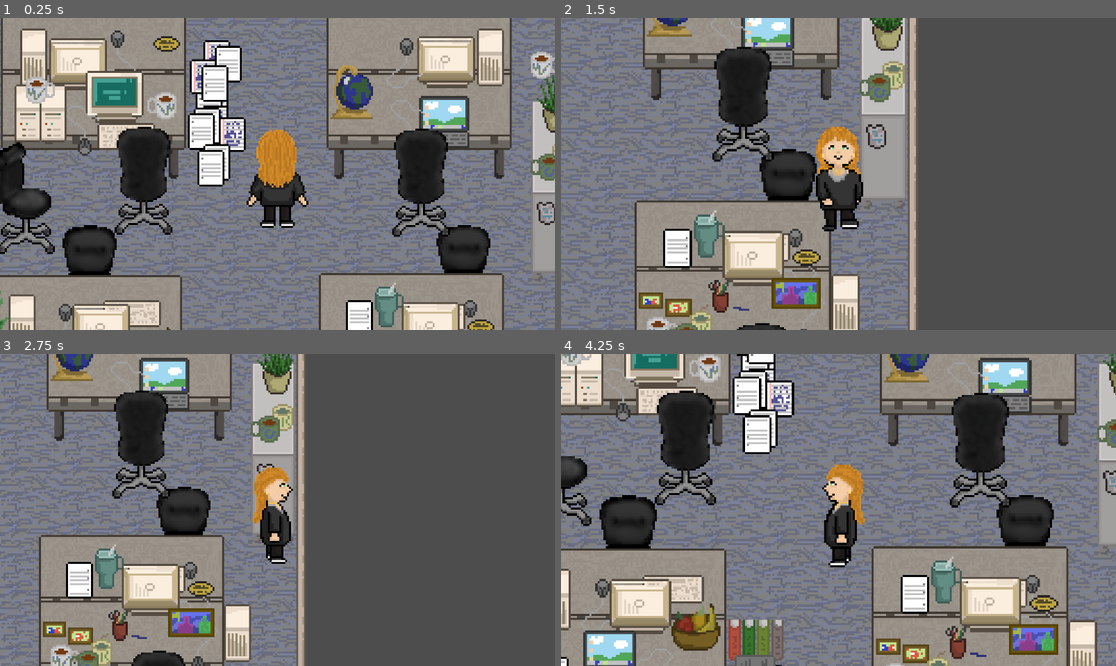
Above: before the commit, frames 1-4 (two rows, left to right).
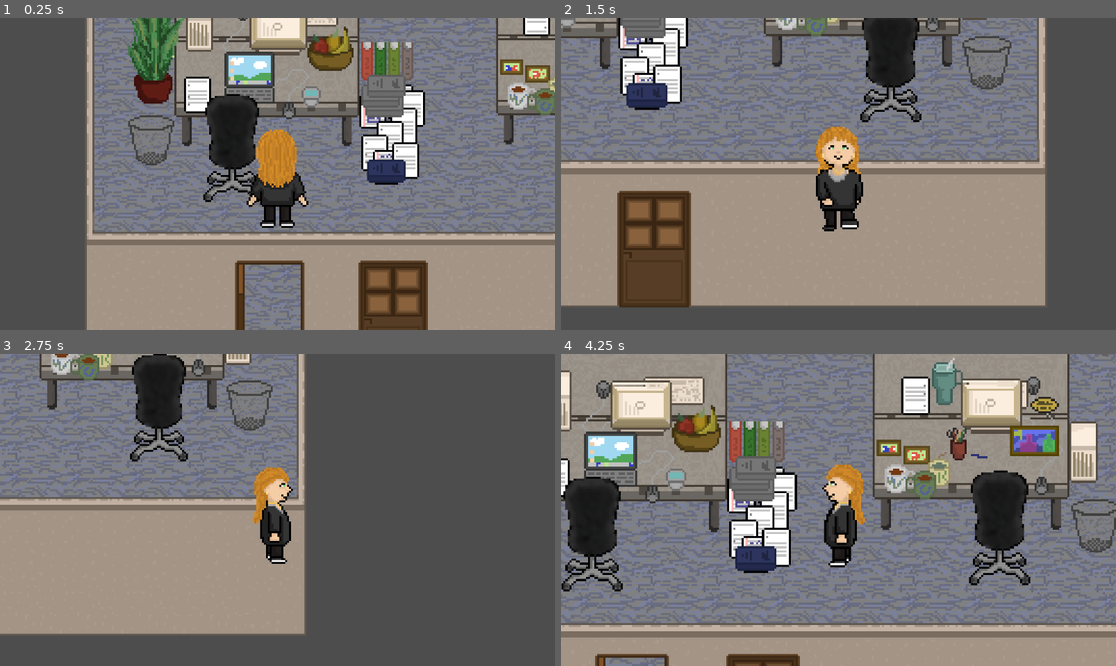
Above: after the commit, the same moments.

Repository: xMenetekel/Chaoffice
Game: Godot game, scene res://scenes/Buero1/buero_1.tscn
Same seed, same stepped clock (60 frames per second), same inputs: the game is played once before the commit and once after it. This scene is started directly instead of the project's main scene.
Inputs (mouse positions are in pixels of both pictures, inside the frame that each line leads up to):
- Up to frame 1 (0.25 s): no input
- Up to frame 2 (1.5 s): tap Enter at 0.5 s; move the mouse to (960, 158) at 0.52 s; hold D (move_right) 0.53-1.28 s; hold Space (interact) 0.53-1.28 s; click (960, 158) at 0.67 s; move the mouse to (727, 189) at 1.27 s; hold S (move_down) from 1.28 s (still down); tap Mouse wheel up (zoom_in) at 1.35 s
- Up to frame 3 (2.75 s): tap Space (interact) at 2 s; move the mouse to (333, 441) at 2.02 s; release S (move_down) at 2.03 s; hold D (move_right) from 2.03 s (still down); tap Mouse wheel down (zoom_out) at 2.1 s
- Up to frame 4 (4.25 s): tap Enter at 2.75 s; move the mouse to (810, 572) at 2.77 s; release D (move_right) at 2.78 s; hold W (move_up) 2.78-3.53 s; tap Space (interact) at 2.85, 3.5 s; click (810, 572) at 2.92 s; move the mouse to (1005, 556) at 3.52 s; hold A (move_left) from 3.53 s (still down); tap Mouse wheel up (zoom_in) at 3.6 s

The runs differ from the first frame. In frame 1, 74% of the frame differs, in the area x 0-100%, y 0-100%; in frame 2, 65%; in frame 3, 34%; in frame 4, 67%.

Commit message:
Übergänge Test

Diff:
--- a/project.godot
+++ b/project.godot
@@ -19,6 +19,7 @@
 
 GameState="*uid://c0wiixblakc40"
 DialogueManager="*uid://2icjrp3tebon"
+PlayerLocation="*uid://duw477joex6t2"
 
 [dotnet]
 
--- a/scenes/Buero1/buero_1.tscn
+++ b/scenes/Buero1/buero_1.tscn
@@ -4,6 +4,7 @@
 [ext_resource type="TileSet" uid="uid://ci1fklfqmpvxf" path="res://assets/godot/TileSets/grosseDingeKleinadjustierbar.tres" id="2_erhsa"]
 [ext_resource type="TileSet" uid="uid://bno81k40jmpsk" path="res://assets/godot/TileSets/assets_klein.tres" id="3_h7enf"]
 [ext_resource type="PackedScene" uid="uid://dvjy4cq052cka" path="res://scenes/Player/player.tscn" id="4_erhsa"]
+[ext_resource type="PackedScene" uid="uid://cfka6qvqje5em" path="res://scenes/Tür/tür.tscn" id="5_h7enf"]
 
 [node name="Node2D_Buero1" type="Node2D" unique_id=274450897]
 y_sort_enabled = true
@@ -53,4 +54,8 @@
 
 [node name="Player" parent="." unique_id=587769380 instance=ExtResource("4_erhsa")]
 z_index = 1
-position = Vector2(-224, -432)
+position = Vector2(-316, -276)
+
+[node name="Tür" parent="." unique_id=1381082330 instance=ExtResource("5_h7enf")]
+position = Vector2(-319, -200)
+next_scene = "res://scenes/main.tscn"
--- a/scenes/Buero2/buero_2.tscn
+++ b/scenes/Buero2/buero_2.tscn
@@ -4,6 +4,7 @@
 [ext_resource type="TileSet" uid="uid://ci1fklfqmpvxf" path="res://assets/godot/TileSets/grosseDingeKleinadjustierbar.tres" id="2_mkwh7"]
 [ext_resource type="TileSet" uid="uid://bno81k40jmpsk" path="res://assets/godot/TileSets/assets_klein.tres" id="3_7yyin"]
 [ext_resource type="PackedScene" uid="uid://dvjy4cq052cka" path="res://scenes/Player/player.tscn" id="4_2fosl"]
+[ext_resource type="PackedScene" uid="uid://cfka6qvqje5em" path="res://scenes/Tür/tür.tscn" id="5_jupeq"]
 
 [node name="Node2D_Buero2" type="Node2D" unique_id=638616607]
 
@@ -46,3 +47,7 @@
 
 [node name="Player" parent="." unique_id=587769380 instance=ExtResource("4_2fosl")]
 position = Vector2(328, -320)
+
+[node name="Tür" parent="." unique_id=1381082330 instance=ExtResource("5_jupeq")]
+position = Vector2(243, -306)
+next_scene = "res://scenes/main.tscn"
--- a/scenes/Player/player.gd
+++ b/scenes/Player/player.gd
@@ -1,4 +1,5 @@
 extends CharacterBody2D
+class_name Player
 
 @export var move_speed: float  =  10
 
--- /dev/null
+++ b/scenes/Test-NPC/npc.tscn
@@ -0,0 +1,10 @@
+[gd_scene format=3 uid="uid://difpkxo74dx61"]
+
+[sub_resource type="RectangleShape2D" id="RectangleShape2D_l3col"]
+
+[node name="NPC" type="StaticBody2D" unique_id=485490178]
+
+[node name="Sprite2D" type="Sprite2D" parent="." unique_id=1469879974]
+
+[node name="CollisionShape2D" type="CollisionShape2D" parent="." unique_id=1280677946]
+shape = SubResource("RectangleShape2D_l3col")
--- /dev/null
+++ b/scenes/Tür/tür.tscn
@@ -0,0 +1,15 @@
+[gd_scene format=3 uid="uid://cfka6qvqje5em"]
+
+[ext_resource type="Script" uid="uid://l6mo7jwv0mor" path="res://scenes/tür.gd" id="1_3ieab"]
+
+[sub_resource type="RectangleShape2D" id="RectangleShape2D_iplhh"]
+size = Vector2(29, 26)
+
+[node name="Tür" type="Area2D" unique_id=1381082330]
+script = ExtResource("1_3ieab")
+next_scene = "res://scenes/Buero1/buero_1.tscn"
+
+[node name="CollisionShape2D" type="CollisionShape2D" parent="." unique_id=1622384625]
+shape = SubResource("RectangleShape2D_iplhh")
+
+[connection signal="body_entered" from="." to="." method="_on_body_entered"]
--- a/scenes/hauptraum.tscn
+++ b/scenes/hauptraum.tscn
@@ -3,9 +3,9 @@
 [ext_resource type="TileSet" uid="uid://pwdkpcdq72u5" path="res://assets/godot/TileSets/biggriddy.tres" id="1_rnjyy"]
 [ext_resource type="TileSet" uid="uid://bno81k40jmpsk" path="res://assets/godot/TileSets/assets_klein.tres" id="2_4dvvg"]
 [ext_resource type="TileSet" uid="uid://ci1fklfqmpvxf" path="res://assets/godot/TileSets/grosseDingeKleinadjustierbar.tres" id="3_rnjyy"]
+[ext_resource type="PackedScene" uid="uid://cfka6qvqje5em" path="res://scenes/Tür/tür.tscn" id="4_o7jhm"]
 
 [node name="Node2D" type="Node2D" unique_id=1867850265]
-position = Vector2(451, 622)
 
 [node name="Fußboden" type="TileMapLayer" parent="." unique_id=1176953806]
 position = Vector2(160, 190)
@@ -52,6 +52,9 @@
 tile_map_data = PackedByteArray("AAAfAAX/AAAEAAAAAAA=")
 tile_set = ExtResource("2_4dvvg")
 
+[node name="Tür" parent="." unique_id=1381082330 instance=ExtResource("4_o7jhm")]
+position = Vector2(-319, -196)
+
 [node name="Node2D_KaffeeKueche" type="Node2D" parent="." unique_id=1911760368]
 
 [node name="Fußboden" type="TileMapLayer" parent="Node2D_KaffeeKueche" unique_id=1081659445]
@@ -89,3 +92,7 @@
 
 [node name="Tag1_1" type="TileMapLayer" parent="Node2D_KaffeeKueche" unique_id=997875736]
 tile_set = ExtResource("2_4dvvg")
+
+[node name="Tür2" parent="." unique_id=1489370295 instance=ExtResource("4_o7jhm")]
+position = Vector2(179, -147)
+next_scene = "res://scenes/Buero2/buero_2.tscn"
--- /dev/null
+++ b/scenes/tür.gd
@@ -0,0 +1,17 @@
+extends Area2D
+
+@export var next_scene: String
+
+# Called when the node enters the scene tree for the first time.
+func _ready() -> void:
+	pass # Replace with function body.
+
+
+# Called every frame. 'delta' is the elapsed time since the previous frame.
+func _process(delta: float) -> void:
+	pass
+
+
+func _on_body_entered(body) -> void:
+	if body is Player:
+		get_tree().change_scene_to_file.call_deferred(next_scene)
--- /dev/null
+++ b/scripts/autoload/player_location.gd
@@ -0,0 +1,13 @@
+extends Node
+
+@export var last_location: Vector2
+
+
+# Called when the node enters the scene tree for the first time.
+func _ready() -> void:
+	pass # Replace with function body.
+
+
+# Called every frame. 'delta' is the elapsed time since the previous frame.
+func _process(delta: float) -> void:
+	pass
Binary file added: assets/godot/walkingHumans/mensch1_2.png
Not shown, added: assets/godot/walkingHumans/mensch1_2.png.import
Not shown, added: scenes/tür.gd.uid
Not shown, added: scripts/autoload/player_location.gd.uid
